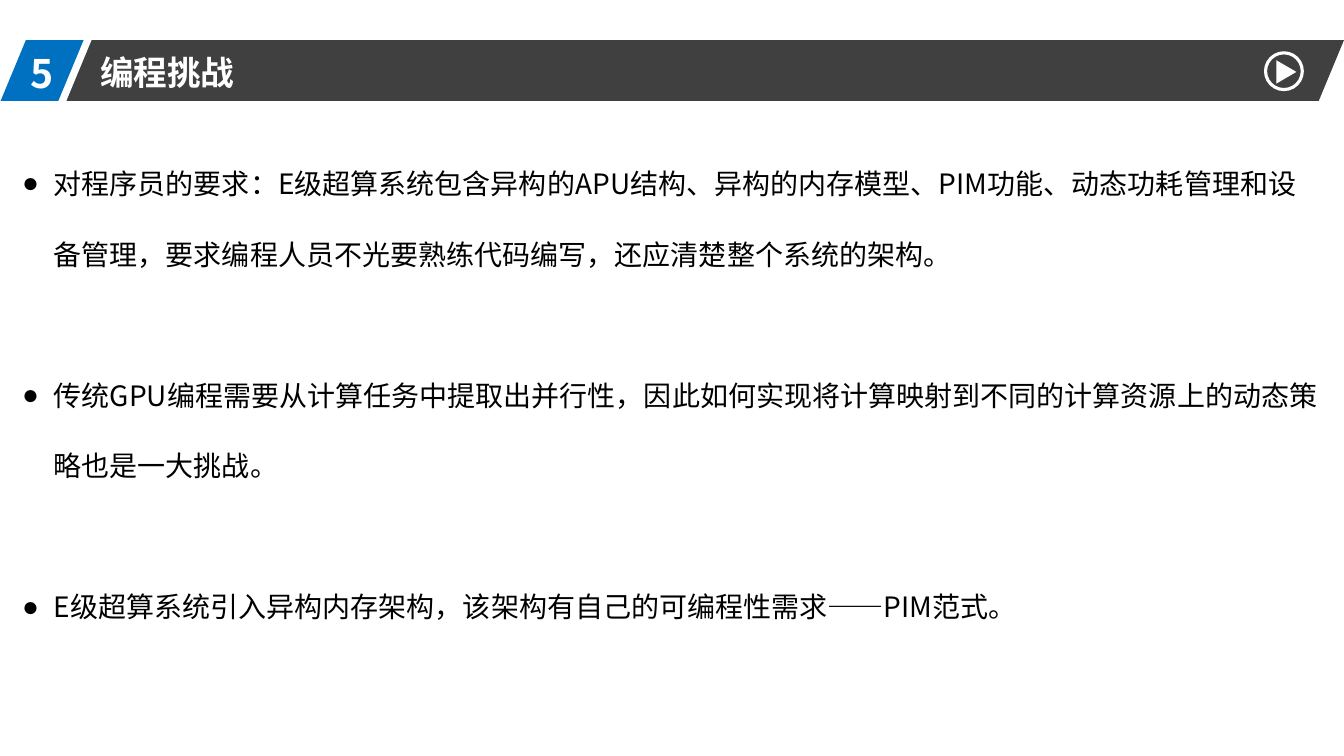
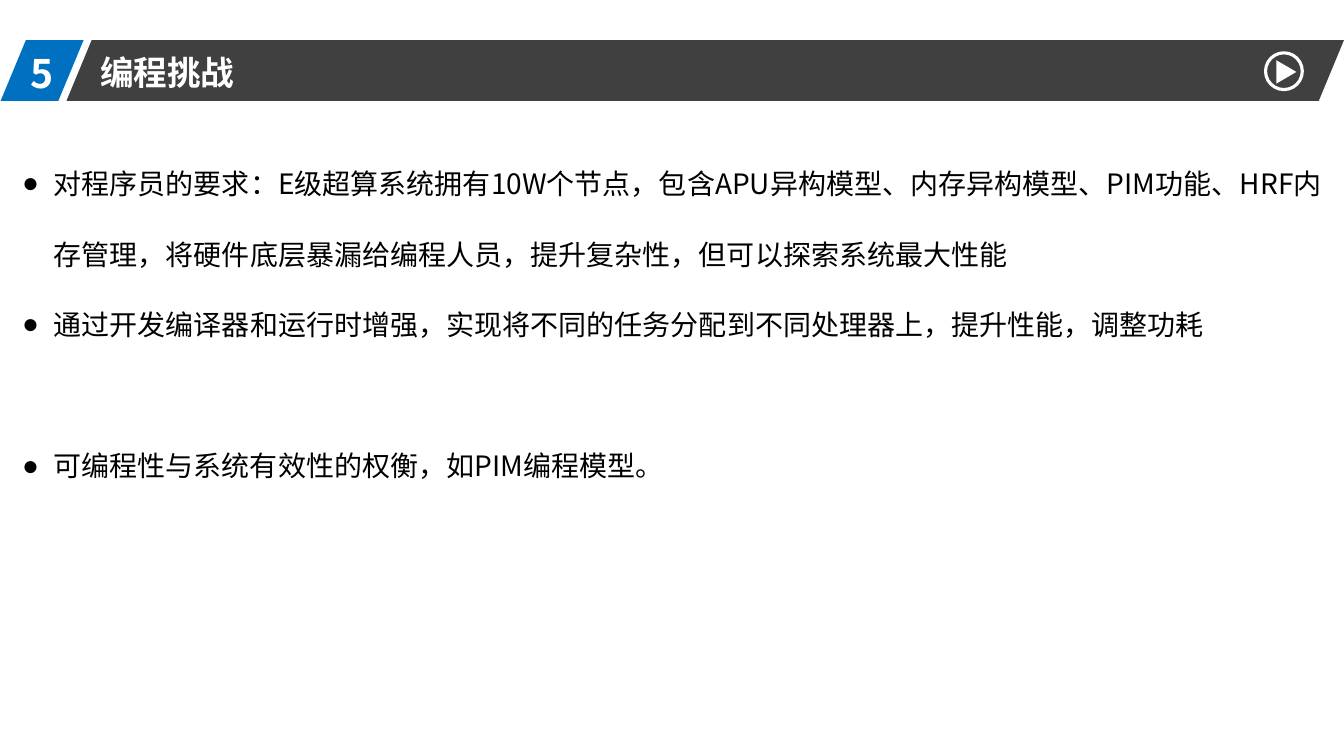
Before and after one commit to DO-MINATOR/buaa, a slide deck: slide 17 of 高性能计算机/高性能.pptx (slide 10 before the commit). Drawn at 1344x756 pixels with LibreOffice and Linux fonts; fonts in the diff are those of the drawing. Boxes give left, top, right and bottom in pixels: in the first picture for what was removed or moved away, otherwise in the second. Text is boxed around its words. In the diff, an @@ line names an element or a change of style, - is before the commit and + after.

```diff
--- a/高性能计算机/高性能.pptx
+++ b/高性能计算机/高性能.pptx
@@ text at bbox=[54, 170, 1322, 479]: text changed @@
-● 对程序员的要求：E级超算系统包含异构的APU结构、异构的内存模型、PIM功能、动态功耗管理和设备管理，要求编程人员不光要熟练代码编写，还应清楚整个系统的架构。
-● 传统GPU编程需要从计算任务中提取出并行性，因此如何实现将计算映射到不同的计算资源上的动态策略也是一大挑战。
-● E级超算系统引入异构内存架构，该架构有自己的可编程性需求——PIM范式。
+● 对程序员的要求：E级超算系统拥有10W个节点，包含APU异构模型、内存异构模型、PIM功能、HRF内存管理，将硬件底层暴漏给编程人员，提升复杂性，但可以探索系统最大性能
+● 通过开发编译器和运行时增强，实现将不同的任务分配到不同处理器上，提升性能，调整功耗
+● 可编程性与系统有效性的权衡，如PIM编程模型。
```
Also in this commit, not shown: 9 other slides changed, 7 slides added, 2 other files.
